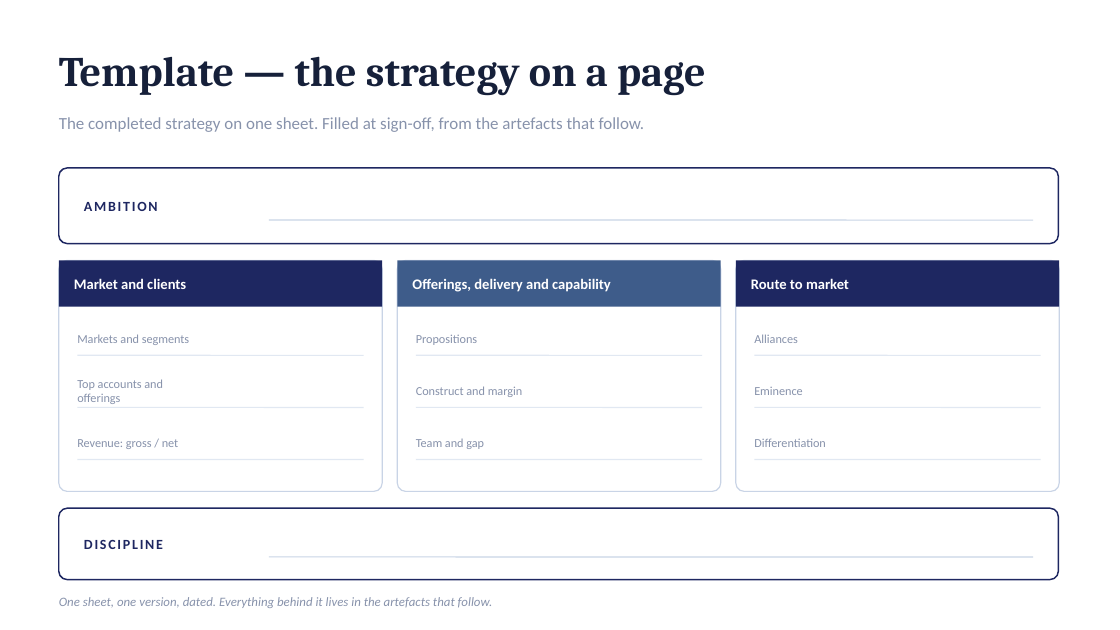
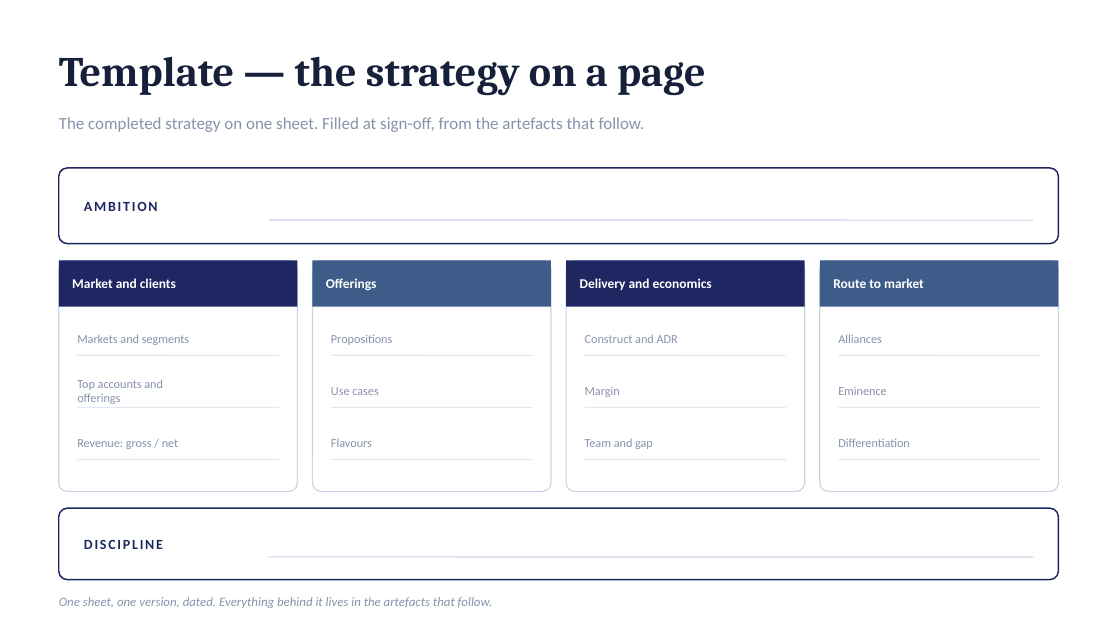
Before and after one commit to dhajjar-cyber/bae, a slide deck: slide 16 of FSI strategy/EAIND-FSI-Strategy-Development-Plan.pptx. Drawn at 1120x630 pixels with LibreOffice and Linux fonts; fonts in the diff are those of the drawing. Boxes give left, top, right and bottom in pixels: in the first picture for what was removed or moved away, otherwise in the second. Text is boxed around its words. In the diff, an @@ line names an element or a change of style, - is before the commit and + after.

```diff
--- a/FSI strategy/EAIND-FSI-Strategy-Development-Plan.pptx
+++ b/FSI strategy/EAIND-FSI-Strategy-Development-Plan.pptx
@@ rounded rectangle: place and size @@
-rounded rectangle at [59, 260, 382, 492]
+rounded rectangle at [59, 260, 297, 492]
@@ rectangle: place and size @@
-rectangle at [59, 260, 382, 307]
+rectangle at [59, 260, 297, 307]
@@ text "Market and clients" at [72, 278, 176, 288]: size 12.5 to 11.5 pt @@
@@ rectangle: place and size @@
-rectangle at [397, 260, 721, 307]
+rectangle at [313, 260, 551, 307]
@@ rounded rectangle added at [313, 260, 551, 492], fill #FFFFFF, outline #C9D4E6 1 pt @@
@@ rounded rectangle: place and size @@
-rounded rectangle at [397, 260, 721, 492]
+rounded rectangle at [566, 260, 805, 492]
@@ rectangle added at [566, 260, 805, 307], fill #1E2761 @@
@@ rounded rectangle: place and size @@
-rounded rectangle at [736, 260, 1060, 492]
+rounded rectangle at [820, 260, 1059, 492]
@@ rectangle: place and size @@
-rectangle at [736, 260, 1060, 307]
+rectangle at [820, 260, 1059, 307]
@@ rectangle at [820, 260, 1059, 307]: fill #1E2761 to #3E5C8A @@
@@ text "Route to market": place and size @@
-text "Route to market" at [751, 278, 849, 289]
+text "Route to market" at [833, 278, 924, 288]
@@ text "Route to market" at [833, 278, 924, 288]: size 12.5 to 11.5 pt @@
@@ text added at [326, 278, 377, 291], 11.5 pt, text #FFFFFF, bold @@
+Offerings
@@ text at [580, 278, 712, 290]: text changed; size 12.5 to 11.5 pt @@
-Offerings, delivery and capability
+Delivery and economics
@@ text "Propositions": place and size @@
-text "Propositions" at [416, 335, 477, 345]
+text "Propositions" at [331, 334, 392, 345]
@@ line moved from (77, 355) - (364, 355) to (77, 355) - (279, 355) @@
@@ line added from (331, 355) to (533, 355), #E1E8F2 1 pt @@
@@ line moved from (416, 355) - (702, 355) to (585, 355) - (786, 355) @@
@@ text at [585, 334, 678, 343]: text changed @@
-Construct and margin
+Construct and ADR
@@ line moved from (755, 355) - (1041, 355) to (839, 355) - (1040, 355) @@
@@ text added at [331, 387, 378, 395], 10.5 pt, text #8792AB @@
+Use cases
@@ text added at [585, 387, 620, 397], 10.5 pt, text #8792AB @@
+Margin
@@ line moved from (77, 408) - (364, 408) to (77, 408) - (279, 408) @@
@@ line added from (331, 408) to (533, 408), #E1E8F2 1 pt @@
@@ line moved from (416, 408) - (702, 408) to (585, 408) - (786, 408) @@
@@ line moved from (755, 408) - (1041, 408) to (839, 408) - (1040, 408) @@
@@ text added at [331, 439, 372, 447], 10.5 pt, text #8792AB @@
+Flavours
@@ text "Team and gap": place and size @@
-text "Team and gap" at [416, 439, 484, 449]
+text "Team and gap" at [585, 439, 653, 449]
@@ 3 texts: place and size @@
-3 texts at [754, 334, 826, 447]
+3 texts at [838, 334, 910, 447]
@@ line moved from (77, 460) - (364, 460) to (77, 460) - (279, 460) @@
@@ line added from (331, 460) to (533, 460), #E1E8F2 1 pt @@
@@ line moved from (416, 460) - (702, 460) to (585, 460) - (786, 460) @@
@@ line moved from (755, 460) - (1041, 460) to (839, 460) - (1040, 460) @@
```
Also in this commit, not shown: 15 other slides changed, 2 other files.
